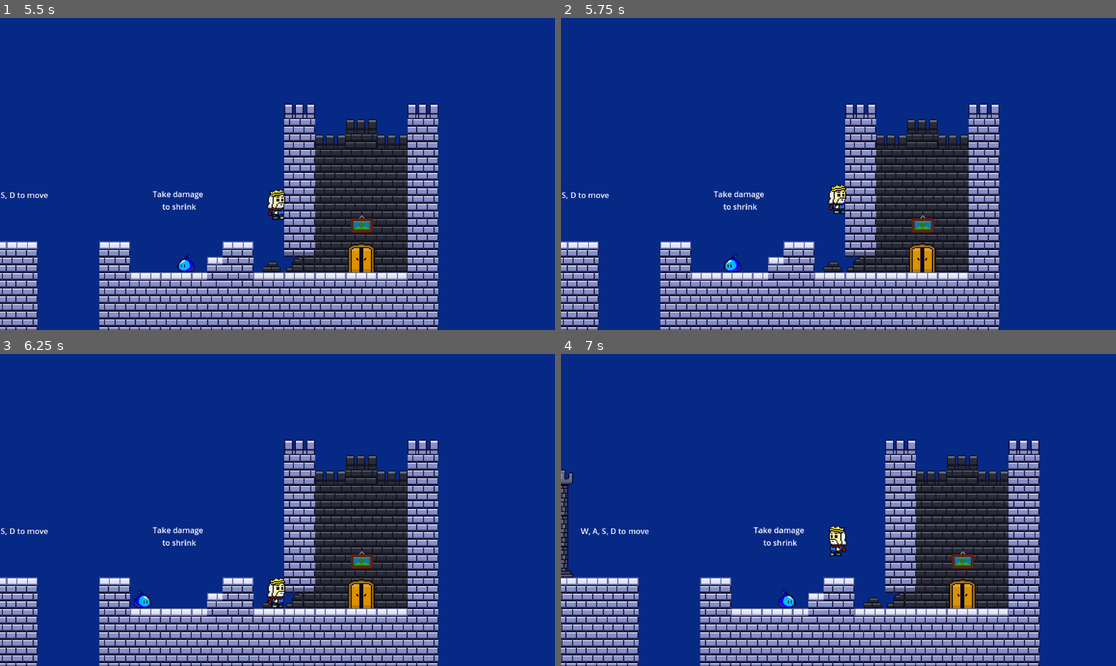
Above: before the commit, frames 1-4 (two rows, left to right).
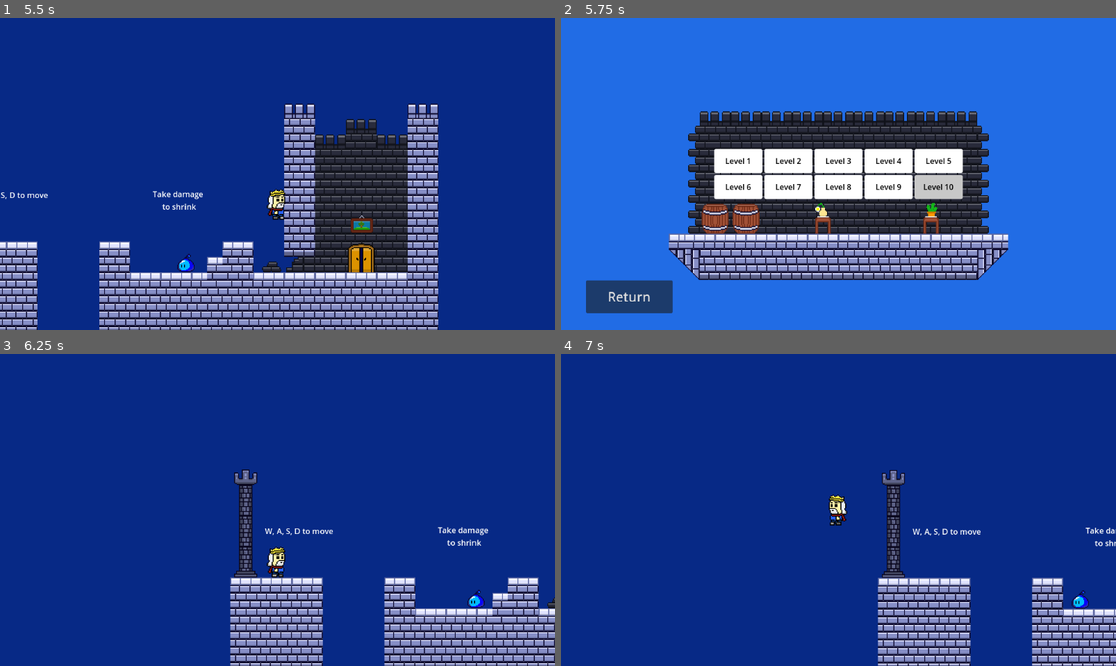
Above: after the commit, the same moments.

Repository: AND0MASTER/gamejam
Game: Godot game, scene res://Scenes/menu.tscn
Two runs of this game, one before a commit and one after it. Both use one fixed random seed, a clock stepped at 60 frames per second and the inputs below.
Inputs (mouse positions are in pixels of both pictures, inside the frame that each line leads up to):
- Up to frame 1 (5.5 s): click "Play" at 0.5 s; click "Level 1" at 1.25 s; hold D (move_right) 2.03-3.53 s; tap F (grow) every 0.75 s from 2.1 to 5.1 s; tap W (jump) at 2.27, 3.02, 4.52, 5.27 s; hold A (move_left) 3.53-4.28 s; hold D (move_right) from 4.28 s (still down)
- Up to frame 2 (5.75 s): keep holding D (move_right); tap Escape (Escape) at 5.65 s
- Up to frame 3 (6.25 s): release D (move_right) at 5.75 s; click (177, 497) at 5.75 s, where only the run after the commit has a clickable "Level 1"
- Up to frame 4 (7 s): hold A (move_left) from 6.53 s (still down); tap F (grow) at 6.6 s; tap W (jump) at 6.77 s

Frame 1 is identical in both runs. In frame 2, 96% of the frame differs, in the area x 0-100%, y 0-100%; in frame 3, 31%; in frame 4, 33%.

Commit message:
Menu key and slight fixes

Diff:
--- a/Script/player.gd
+++ b/Script/player.gd
@@ -26,6 +26,7 @@
 	#RESET
 	if Input.is_action_just_pressed("reset") and is_on_floor():
 		get_tree().reload_current_scene()
+		AutoLoadedScript.key = false
 		AutoLoadedScript.SIZE = 1
 	# Get the input direction and handle the movement/deceleration.
 	# As good practice, you should replace UI actions with custom gameplay actions.
@@ -49,6 +50,8 @@
 		#climbing
 	if is_on_ladder && Input.is_action_pressed("jump") && ray_cast_wall.is_colliding():
 			velocity.y = -50
+	if Input.is_action_just_pressed("Escape"):
+		get_tree().change_scene_to_file("res://Scenes/level_selector.tscn")
 
 
 	move_and_slide()
